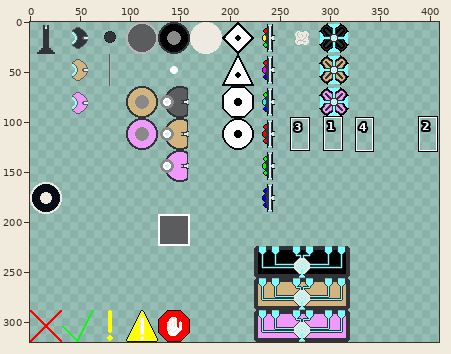
Pixel-art file, stored at Assets/Sprites/General.aseprite. The picture above shows the old version from afar; the outline marks the close-up.
Close-up. Before the edit:
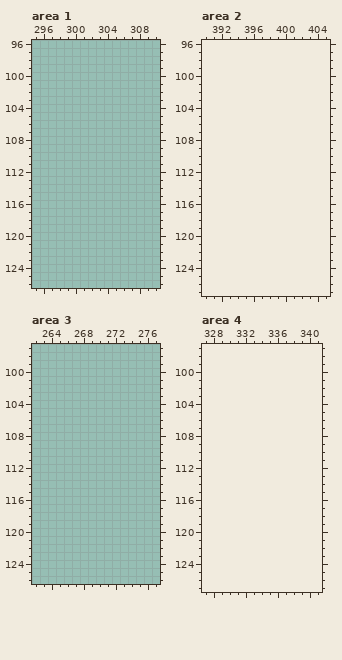
320x320 pixels, 1 frame. Shown: area 1: x 295..310, y 96..126; area 2: x 390..405, y 96..127; area 3: x 262..277, y 97..126; area 4: x 327..341, y 97..127. The old version is drawn lined up with the new one, on the new canvas. The wide view leaves out empty margins. The commit also changed other parts of the picture, which this record leaves out.
The result:
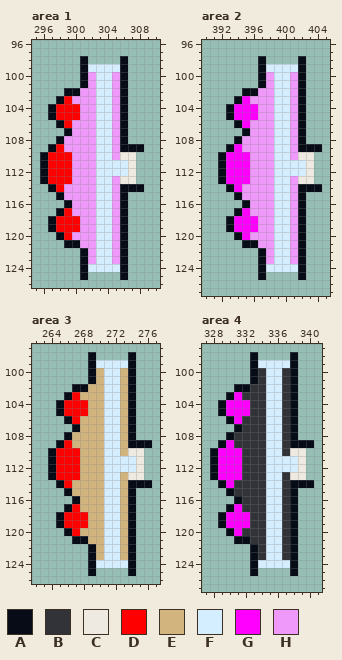
Palette (. is transparent): A #070c16  B #313338  C #eeeae2  D #ff0000  E #d1b47e  F #d4eeff  G #ff00ff  H #ef99fb
Changes in this commit:
canvas 320x320 -> 500x320
Changed rows in their new state; - is an unchanged pixel.
Area 1:
first column x 296:
 98 -----A----A--
 99 -----AFFFFA--
100 -----AHFFHA--
101 -----AHFFHA--
102 ---AAHHFFHA--
103 --ADHHHFFHA--
104 -ADDDHHFFHA--
105 -ADDDHHFFHA--
106 --ADHHHFFHA--
107 ---AHHHFFHA--
108 --AHHHHFFHA--
109 -ADHHHHFFHAAA
110 ADDDHHHFFHCC-
111 ADDDHHHFFFFC-
112 ADDDHHHFFFFC-
113 ADDDHHHFFHCC-
114 -ADHHHHFFHAAA
115 --AHHHHFFHA--
116 ---AHHHFFHA--
117 --ADHHHFFHA--
118 -ADDDHHFFHA--
119 -ADDDHHFFHA--
120 --ADHHHFFHA--
121 ---AAHHFFHA--
122 -----AHFFHA--
123 -----AHFFHA--
124 -----AFFFFA--
125 -----A----A--
Area 2:
first column x 392:
 98 -----A----A--
 99 -----AFFFFA--
100 -----AHFFHA--
101 -----AHFFHA--
102 ---AAHHFFHA--
103 --AGHHHFFHA--
104 -AGGGHHFFHA--
105 -AGGGHHFFHA--
106 --AGHHHFFHA--
107 ---AHHHFFHA--
108 --AHHHHFFHA--
109 -AGHHHHFFHAAA
110 AGGGHHHFFHCC-
111 AGGGHHHFFFFC-
112 AGGGHHHFFFFC-
113 AGGGHHHFFHCC-
114 -AGHHHHFFHAAA
115 --AHHHHFFHA--
116 ---AHHHFFHA--
117 --AGHHHFFHA--
118 -AGGGHHFFHA--
119 -AGGGHHFFHA--
120 --AGHHHFFHA--
121 ---AAHHFFHA--
122 -----AHFFHA--
123 -----AHFFHA--
124 -----AFFFFA--
125 -----A----A--
Area 3:
first column x 264:
 98 -----A----A--
 99 -----AFFFFA--
100 -----AEFFEA--
101 -----AEFFEA--
102 ---AAEEFFEA--
103 --ADEEEFFEA--
104 -ADDDEEFFEA--
105 -ADDDEEFFEA--
106 --ADEEEFFEA--
107 ---AEEEFFEA--
108 --AEEEEFFEA--
109 -ADEEEEFFEAAA
110 ADDDEEEFFECC-
111 ADDDEEEFFFFC-
112 ADDDEEEFFFFC-
113 ADDDEEEFFECC-
114 -ADEEEEFFEAAA
115 --AEEEEFFEA--
116 ---AEEEFFEA--
117 --ADEEEFFEA--
118 -ADDDEEFFEA--
119 -ADDDEEFFEA--
120 --ADEEEFFEA--
121 ---AAEEFFEA--
122 -----AEFFEA--
123 -----AEFFEA--
124 -----AFFFFA--
125 -----A----A--
Area 4:
first column x 328:
 98 -----A----A--
 99 -----AFFFFA--
100 -----ABFFBA--
101 -----ABFFBA--
102 ---AABBFFBA--
103 --AGBBBFFBA--
104 -AGGGBBFFBA--
105 -AGGGBBFFBA--
106 --AGBBBFFBA--
107 ---ABBBFFBA--
108 --ABBBBFFBA--
109 -AGBBBBFFBAAA
110 AGGGBBBFFBCC-
111 AGGGBBBFFFFC-
112 AGGGBBBFFFFC-
113 AGGGBBBFFBCC-
114 -AGBBBBFFBAAA
115 --ABBBBFFBA--
116 ---ABBBFFBA--
117 --AGBBBFFBA--
118 -AGGGBBFFBA--
119 -AGGGBBFFBA--
120 --AGBBBFFBA--
121 ---AABBFFBA--
122 -----ABFFBA--
123 -----ABFFBA--
124 -----AFFFFA--
125 -----A----A--
Changed places in both close-ups, as pixel boxes (x1, y1, x2, y2):
added: (40, 56, 144, 280)
added: (218, 56, 322, 280)
added: (48, 352, 152, 576)
added: (210, 352, 314, 576)
